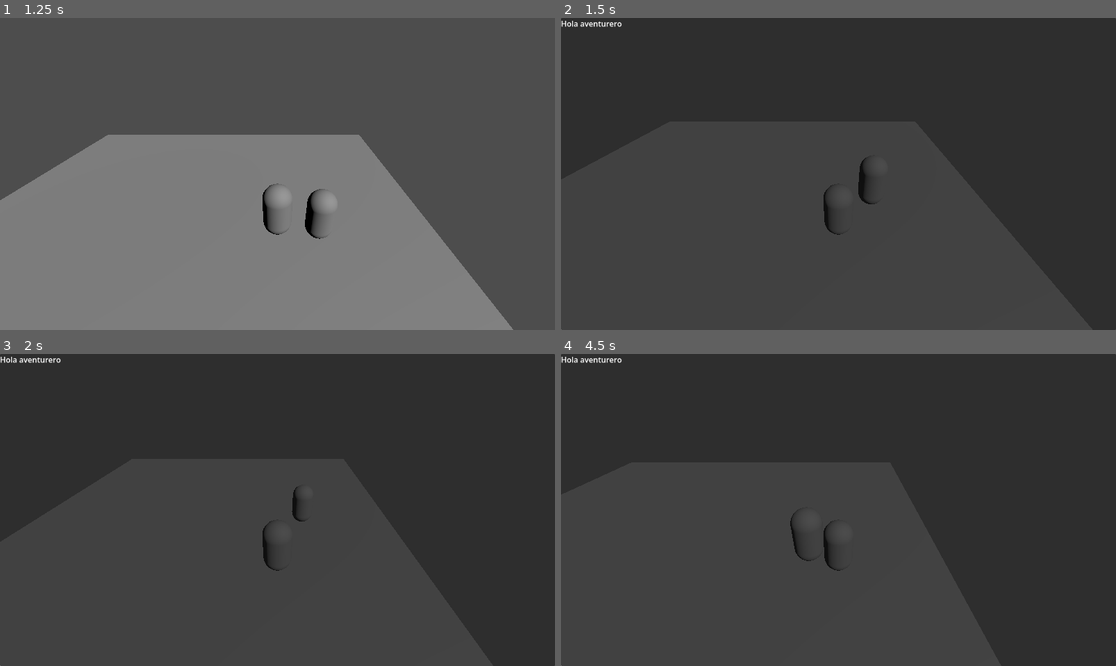
Above: before the commit, frames 1-4 (two rows, left to right).
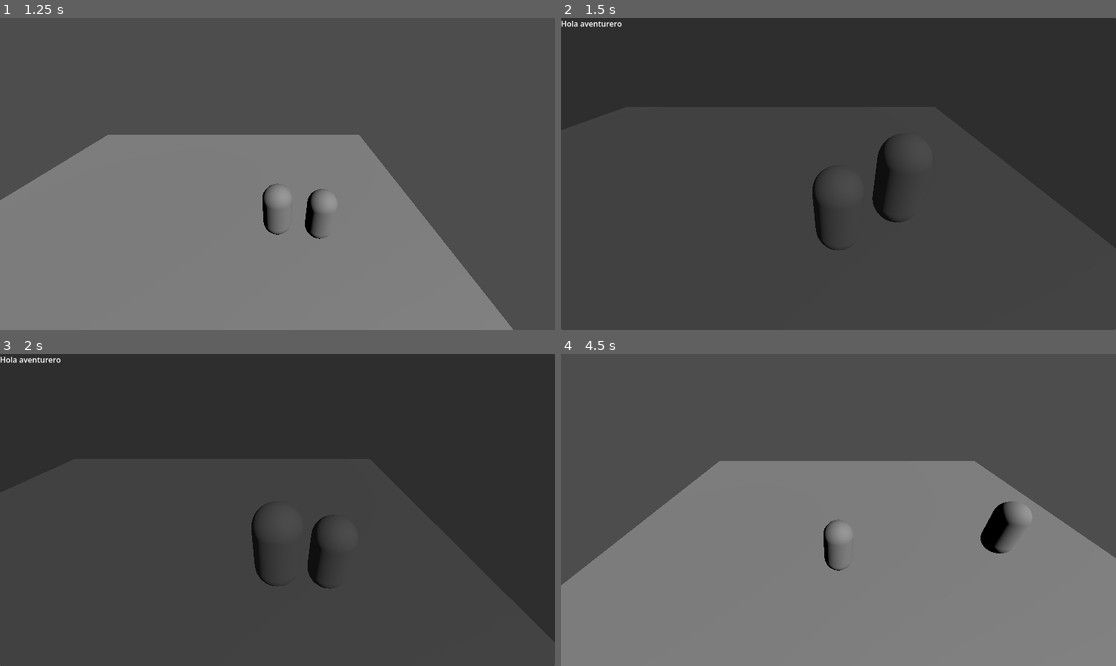
Above: after the commit, the same moments.

Repository: horangelmillan/godot_proyect
Game: Godot game, scene res://Main.tscn
Two runs of this game, one before a commit and one after it. Both use one fixed random seed, a clock stepped at 60 frames per second and the inputs below.
Inputs:
- Up to frame 1 (1.25 s): tap Enter (ui_accept) at 0.5, 0.77 s; hold Right (ui_right) from 0.53 s (still down); tap E (interact) at 0.6 s
- Up to frame 2 (1.5 s): release Right (ui_right) at 1.28 s; hold Down (ui_down) from 1.28 s (still down); tap E (interact) at 1.35 s
- Up to frame 3 (2 s): keep holding Down (ui_down); tap Enter (ui_accept) at 1.52 s
- Up to frame 4 (4.5 s): release Down (ui_down) at 2.03 s; hold Right (ui_right) 2.03-2.78 s; tap E (interact) every 0.75 s from 2.1 to 4.35 s; hold Up (ui_up) 2.78-3.53 s; tap Enter (ui_accept) at 3.02, 3.77 s; hold Left (ui_left) from 3.53 s (still down)

Frame 1 is identical in both runs. In frame 2, 1.2% of the frame differs, in the area x 45-100%, y 37-100%; in frame 3, 0.9%; in frame 4, 95%, in the area x 0-100%, y 0-100%.

Commit message:
Camera zoom on dialogue on

Diff:
--- a/nuevo-proyecto-de-juego/Main.tscn
+++ b/nuevo-proyecto-de-juego/Main.tscn
@@ -42,7 +42,7 @@
 [node name="CollisionShape3D" type="CollisionShape3D" parent="Player" unique_id=533014154]
 shape = SubResource("CapsuleShape3D_uu6xs")
 
-[node name="Camera3D" type="Camera3D" parent="Player" unique_id=1235547738 node_paths=PackedStringArray("player")]
+[node name="Camera3D" type="Camera3D" parent="Player" unique_id=1235547738 node_paths=PackedStringArray("player") groups=["main_camera"]]
 transform = Transform3D(1, 0, 0, 0, 0.81915206, 0.57357645, 0, -0.57357645, 0.81915206, 0, 8, 10)
 script = ExtResource("2_uu6xs")
 player = NodePath("..")
--- a/nuevo-proyecto-de-juego/camera_3d.gd
+++ b/nuevo-proyecto-de-juego/camera_3d.gd
@@ -2,14 +2,25 @@
 
 @export var player: CharacterBody3D
 
-var offset = Vector3(0, 5, 5)
+var exploration_offset = Vector3(0, 5, 5)
+var dialogue_offset = Vector3(0, 3, 3)
+
+var current_offset = exploration_offset
 
 # Called when the node enters the scene tree for the first time.
 func _ready() -> void:
 	pass # Replace with function body.
 
+func enter_dialogue():
+
+	current_offset = dialogue_offset
+
+func exit_dialogue():
+
+	current_offset = exploration_offset
+
 # Called every frame. 'delta' is the elapsed time since the previous frame.
 func _process(delta: float) -> void:
 	if player:
-		global_position = player.global_position + offset
+		global_position = player.global_position + current_offset
 	pass
--- a/nuevo-proyecto-de-juego/npc.gd
+++ b/nuevo-proyecto-de-juego/npc.gd
@@ -6,9 +6,22 @@
 	"Espero que disfrutes tu estancia"
 ]
 
-func interact():
+func interact(player):
+
+	face_player(player)
 
 	var ui = get_tree().get_first_node_in_group("ui")
 
 	if ui:
 		ui.start_dialogue(dialogue)
+
+func face_player(player):
+
+	var direction = player.global_position - global_position
+
+	direction.y = 0
+
+	look_at(
+		global_position + direction,
+		Vector3.UP
+	)
--- a/nuevo-proyecto-de-juego/player.gd
+++ b/nuevo-proyecto-de-juego/player.gd
@@ -24,7 +24,7 @@
 		)
 
 		if distance < interaction_distance:
-			npc.interact()
+			npc.interact(self)
 			return
 
 func _physics_process(delta: float) -> void:
@@ -35,6 +35,19 @@
 	# Handle jump.
 	if Input.is_action_just_pressed("ui_accept") and is_on_floor():
 		velocity.y = JUMP_VELOCITY
+
+	if Input.is_action_just_pressed("interact"):
+		handle_interaction()
+
+	var ui = get_tree().get_first_node_in_group("ui")
+
+	if ui and ui.is_dialogue_open():
+
+		velocity.x = 0
+		velocity.z = 0
+
+		move_and_slide()
+		return
 
 	# Get the input direction and handle the movement/deceleration.
 	# As good practice, you should replace UI actions with custom gameplay actions.
@@ -47,7 +60,4 @@
 		velocity.x = move_toward(velocity.x, 0, SPEED)
 		velocity.z = move_toward(velocity.z, 0, SPEED)
 
-	if Input.is_action_just_pressed("interact"):
-		handle_interaction()
-
 	move_and_slide()
--- a/nuevo-proyecto-de-juego/ui.gd
+++ b/nuevo-proyecto-de-juego/ui.gd
@@ -11,11 +11,19 @@
 	dialogue_text.text = text
 	dialogue_box.visible = true
 	dialogue_open = true
+	var camera = get_tree().get_first_node_in_group("main_camera")
+
+	if camera:
+		camera.enter_dialogue()
 
 func hide_dialogue():
 
 	dialogue_box.visible = false
 	dialogue_open = false
+	var camera = get_tree().get_first_node_in_group("main_camera")
+
+	if camera:
+		camera.exit_dialogue()
 
 func is_dialogue_open():
 	return dialogue_open
